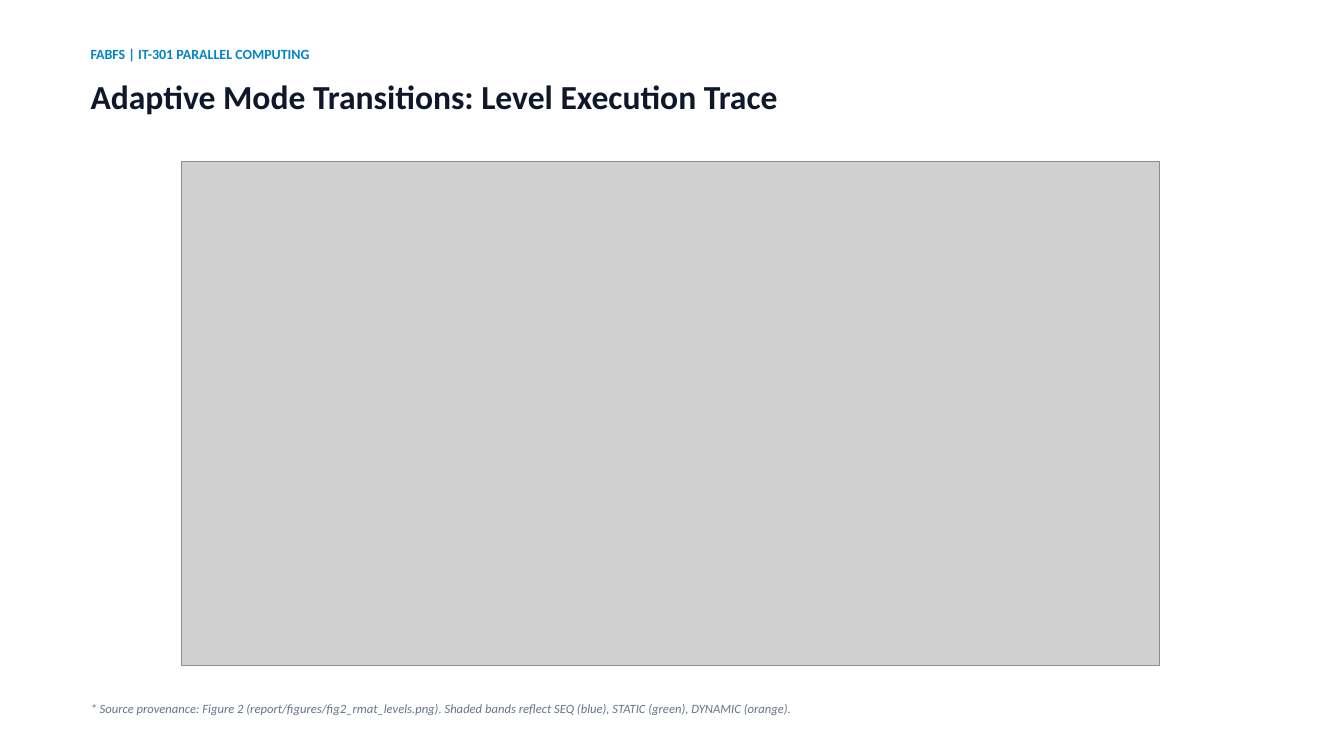
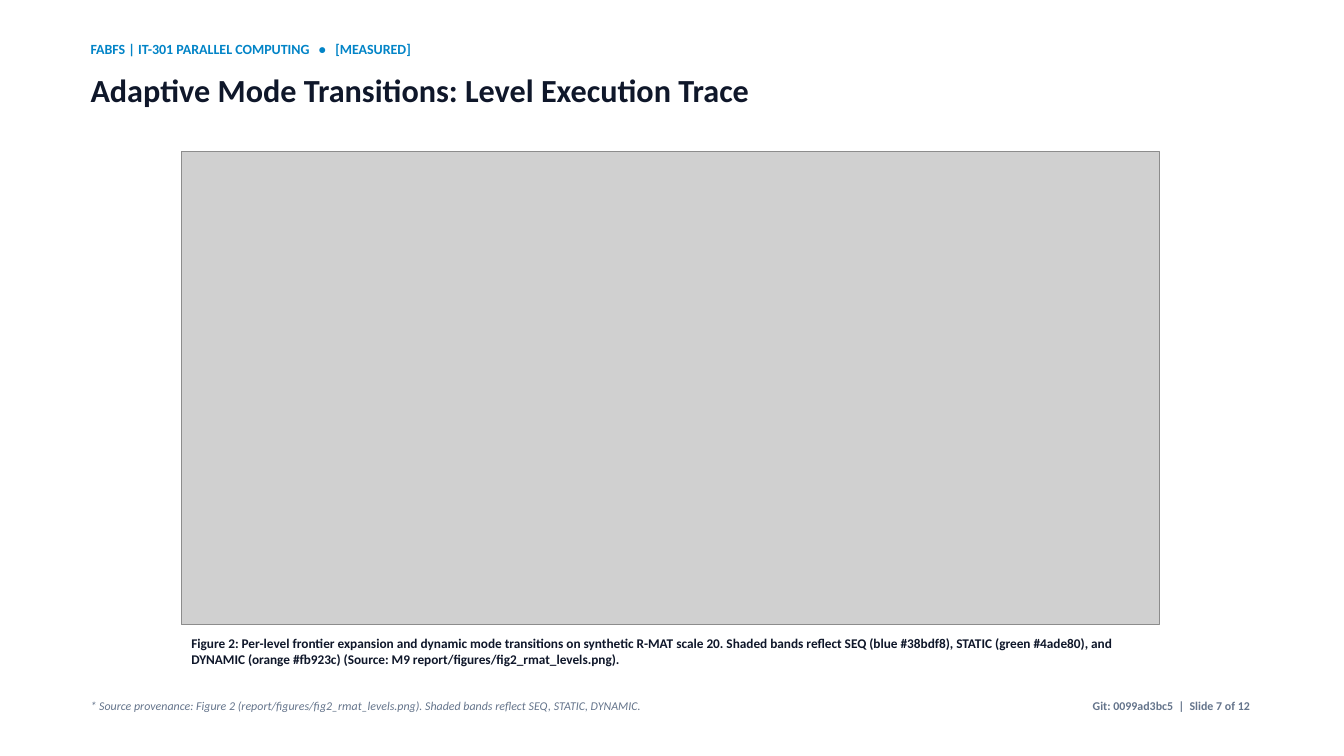
Before and after one commit to rniszn/parallel-computing-FABFS, a slide deck: slide 7 of presentation/FABFS.pptx. Drawn at 1344x756 pixels with LibreOffice and Linux fonts; fonts in the diff are those of the drawing; grey boxes stand for pictures. Boxes give left, top, right and bottom in pixels: in the first picture for what was removed or moved away, otherwise in the second. Text is boxed around its words. In the diff, an @@ line names an element or a change of style, - is before the commit and + after.

Commit message:
ui: enhance evaluator demo visualizer and presentation slide deck
- Demo: persistent Synthetic walkthrough / Real trace badge; beside-graph active telemetry overlay card (frontier size, mode, chunk count, CPU/GPU times); mode legend with matching colors; clear controls with keyboard shortcuts (Left/Right/Space) and Level X of Y step counter; one-sentence mode meaning bar under canvas; mobile phone responsive layout with >=44px touch targets; footer with calibration thresholds and commit hash.

- Presentation: one figure per slide with source captions; Planned vs Measured badges on all slides; Gate 1 and Gate 4 status on first results slide; mode colors matched to visualizer; slide numbers and git commit hash footer.

- Tests & Walkthrough: added tests/test_demo.py test suite; updated presentation/WALKTHROUGH.md presenter script; regenerated presentation/fallback/ screenshots.

```diff
--- a/presentation/FABFS.pptx
+++ b/presentation/FABFS.pptx
@@ text at <box>91,43,410,56</box>: text changed @@
-FABFS | IT-301 PARALLEL COMPUTING
+FABFS | IT-301 PARALLEL COMPUTING • [MEASURED]
@@ text "Adaptive Mode Transitions: Level Execution ..." at <box>91,79,749,107</box>: size 24 to 23 pt @@
@@ picture: place and size @@
-picture at <box>181,161,1159,665</box>
+picture at <box>181,151,1159,625</box>
@@ text added at <box>191,638,1112,667</box>, 9.5 pt, text #0F172A, bold @@
+Figure 2: Per-level frontier expansion and dynamic mode transitions on synthetic R-MAT scale 20. Shaded bands reflect SEQ (blue #38bdf8), STATIC (green #4ade80), and DYNAMIC (orange #fb923c) (Source: M9 report/figures/fig2_rmat_levels.png).
@@ text at <box>99,701,641,712</box>: text changed; size 9 to 8.5 pt @@
-* Source provenance: Figure 2 (report/figures/fig2_rmat_levels.png). Shaded bands reflect SEQ (blue), STATIC (green), DYNAMIC (orange).
+* Source provenance: Figure 2 (report/figures/fig2_rmat_levels.png). Shaded bands reflect SEQ, STATIC, DYNAMIC.
@@ text added at <box>1093,701,1250,710</box>, 8.5 pt, text #64748B, bold @@
+Git: 0099ad3bc5 | Slide 7 of 12
```
Also in this commit, not shown: 10 other slides changed, 1 slide added, 1 slide removed, 11 other files.
